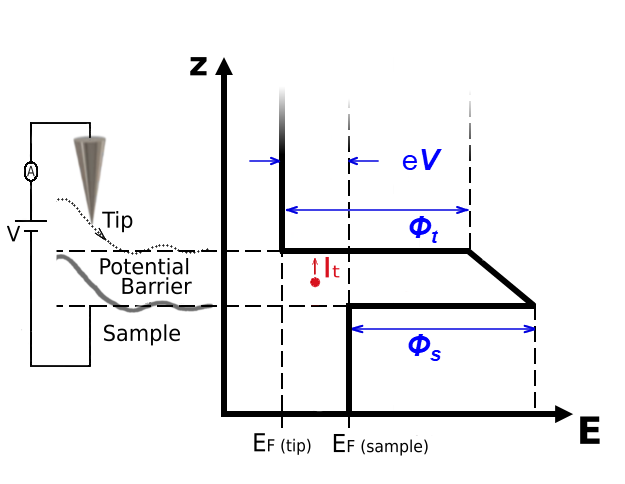
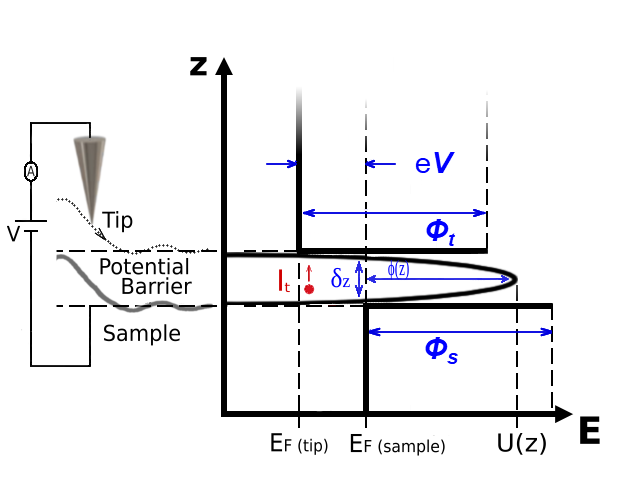
The second 625px x 484px image is a revision of the first. Changes to its layers:
added layer "Paint Layer 11 Merged" above "Copy of Paint Layer 14" over [256, 192, 512, 384]
added layer "Copy of Paint Layer 14" above "Paint Layer 14" over [227, 192, 554, 384]
painted on "Paint Layer 14" over [227, 192, 554, 384]
painted on "Paint Layer 13" over [227, 256, 384, 384]
added layer "Copy of Paint Layer 11" in group "Group 10" over [227, 95, 554, 411]
added layer "Paint Layer 11" (1st of 3, in "Group 10") in group "Group 10" over [486, 101, 554, 351]
added layer "base axis Merged" (1st of 2, in "Group 10") in group "Group 10" over [512, 272, 554, 455]
added layer "base axis" (1st of 2, in "Group 10") in group "Group 10" over [422, 351, 546, 455]
added layer "Paint Layer 11" (2nd of 3, in "Group 10") in group "Group 10" over [294, 223, 554, 351]
painted on "Paint Layer 11" (3rd of 3, in "Group 10") over [227, 95, 554, 411]
painted on "tip" over [227, 87, 294, 285]
painted on "base axis" (2nd of 2) over [227, 87, 554, 456]
painted on "Paint Layer 2 (pasted)" (1st of 3) over [358, 159, 486, 287]
painted on "Paint Layer 2 (pasted)" (2nd of 3) over [227, 87, 486, 456]
painted on "Paint Layer 2 (pasted)" (3rd of 3) over [358, 99, 518, 287]
